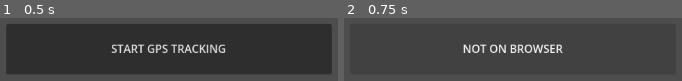
Above: before the commit, frames 1-2 (left to right).
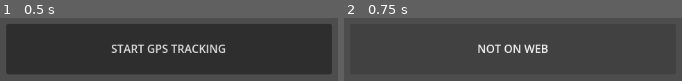
Above: after the commit, the same moments.

Repository: thmsdmp-lgtm/TIPNav-Prototype
Game: Godot game, scene res://scenes/main.tscn
Two runs of this game, one before a commit and one after it. Both use one fixed random seed, a clock stepped at 60 frames per second and the inputs below.
Inputs:
- Up to frame 1 (0.5 s): no input
- Up to frame 2 (0.75 s): click "START GPS TRACKING" at 0.5 s

Frame 1 is identical in both runs. In frame 2, 2.9% of the frame differs, in the area x 35-65%, y 41-56%.

Commit message:
revised gpsmanager logic
used watchPosition instead of fetching the user geolocation every timeout of timer.

Diff:
--- a/scripts/gps_manager.gd
+++ b/scripts/gps_manager.gd
@@ -4,6 +4,9 @@
 # Hold references to the callbacks so they are not garbage collected
 var _success_callback_ref: JavaScriptObject
 var _error_callback_ref: JavaScriptObject
+
+# ID returned by watchPosition()
+var _watch_id := -1
 
 @onready var labelContainer = $"../userInterface/CanvasLayer/Container"
 @onready var startButton = $"../userInterface/CanvasLayer/StartButton"
@@ -15,112 +18,112 @@
 @onready var posAccLabel = $"../userInterface/CanvasLayer/Container/PosAcc"
 @onready var altAccLabel = $"../userInterface/CanvasLayer/Container/AltAcc"
 
-# We will use a dedicated timer instead of _process
-var update_timer: Timer
-
-signal on_gps_err(error_code)
-
 func _ready() -> void:
 	pass
 
-func check_gps_access():
-	request_gps_location()
 
-	var err = await on_gps_err
-
-	if err:
-		return [false,err]
-	else:
-		return [true, null]
-
-func request_gps_location():
-	print("Attempting to fetch GPS...")
+func start_gps():
+	print("Starting GPS watch...")
 
 	var window = JavaScriptBridge.get_interface("window")
-	if not window:
-		print("Failed to get window interface.")
+	if window == null:
 		startButton.text = "FAILED TO GET WINDOW"
 		return
 
 	var navigator = window.navigator
-	if not navigator or not navigator.geolocation:
-		print("Geolocation is not supported or blocked by browser security.")
+	if navigator == null:
+		startButton.text = "NO NAVIGATOR"
+		return
+
+	if navigator.geolocation == null:
+		startButton.text = "NO GEOLOCATION"
 		return
 
 	var options = JavaScriptBridge.create_object("Object")
 	options.enableHighAccuracy = true
-	options.timeout = 5000
+	options.timeout = 10000
 	options.maximumAge = 0
 
-	# Using watchPosition is usually better for continuous tracking than looping getCurrentPosition
-	navigator.geolocation.getCurrentPosition(_success_callback_ref, _error_callback_ref, options)
+	_watch_id = navigator.geolocation.watchPosition(
+		_success_callback_ref,
+		_error_callback_ref,
+		options
+	)
+
+	print("GPS Watch Started:", _watch_id)
+
+
+func stop_gps():
+	if _watch_id == -1:
+		return
+
+	var window = JavaScriptBridge.get_interface("window")
+	if window:
+		window.navigator.geolocation.clearWatch(_watch_id)
+
+	print("GPS Watch Stopped")
+
+	_watch_id = -1
+
 
 func _on_gps_success(args: Array) -> void:
-	on_gps_err.emit(false)
-
 	var position = args[0]
 	var coords = position.coords
 
-	var latitude = coords.latitude
-	var longitude = coords.longitude
-	var posAccuracy = coords.accuracy
+	latLabel.text = "LATITUDE: " + str(coords.latitude)
+	longLabel.text = "LONGITUDE: " + str(coords.longitude)
+	altLabel.text = "ALTITUDE: " + str(coords.altitude)
 
-	var altitude = coords.altitude
-	var altAccuracy = coords.altitudeAccuracy
+	posAccLabel.text = "POSITION ACCURACY: " + str(coords.accuracy)
+	altAccLabel.text = "ALTITUDE ACCURACY: " + str(coords.altitudeAccuracy)
 
-	latLabel.text = str("LATITUDE: ", latitude)
-	longLabel.text = str("LONGITUDE: ", longitude)
-	altLabel.text = str("ALTITUDE: ", altitude)
+	print("GPS Updated")
 
-	posAccLabel.text = str("POSITION ACCURACY: ", posAccuracy)
-	altAccLabel.text = str("ALTITUDE ACCURACY: ", altAccuracy)
 
-func _on_gps_error(args: Array):
+func _on_gps_error(args: Array) -> void:
 	var error = args[0]
-	var error_code = error.code
-	var error_message = error.message
-	print("GPS Error code: ", error_code, " | Message: ", error_message)
 
-	on_gps_err.emit(error_code)
+	print("GPS Error:", error.code, error.message)
 
-	# Let the user know exactly WHY it's failing
-	if error_code == 1: # PERMISSION_DENIED
-		latLabel.text = "ERROR: Permission Denied. Please allow location access."
-	elif error_code == 2: # POSITION_UNAVAILABLE
-		latLabel.text = "ERROR: GPS Hardware is turned OFF or unavailable."
-		# Optional: Prompt them via browser alert
-		var window = JavaScriptBridge.get_interface("window")
-		if window:
-			window.alert("Please enable GPS/Location settings on your device.")
-	elif error_code == 3: # TIMEOUT
-		latLabel.text = "ERROR: Location request timed out."
+	match int(error.code):
+		1:
+			startButton.visible = true
+			startButton.text = "ALLOW LOCATION ACCESS"
+
+		2:
+			startButton.visible = true
+			startButton.text = "TURN ON GPS"
+
+			var window = JavaScriptBridge.get_interface("window")
+			if window:
+				window.alert("Please enable GPS/Location Services on your device.")
+
+		3:
+			startButton.visible = true
+			startButton.text = "GPS TIMED OUT"
+
+		_:
+			startButton.visible = true
+			startButton.text = "GPS ERROR"
+
 
 func _on_start_button_pressed() -> void:
-	if OS.has_feature("web"):
-		_success_callback_ref = JavaScriptBridge.create_callback(_on_gps_success)
-		_error_callback_ref = JavaScriptBridge.create_callback(_on_gps_error)
+	if !OS.has_feature("web"):
+		startButton.text = "NOT ON WEB"
+		return
 
-		var result = await check_gps_access()
-		var gps_access = result[0]
-		var err_code = result[1]
+	# Prevent creating multiple watches
+	if _watch_id != -1:
+		return
 
-		if !gps_access and err_code:
-			if err_code == 1:
-				startButton.text = "TURN ON GPS ACCESS"
-			return
+	_success_callback_ref = JavaScriptBridge.create_callback(_on_gps_success)
+	_error_callback_ref = JavaScriptBridge.create_callback(_on_gps_error)
 
-		startButton.visible = false
-		labelContainer.visible = true
+	startButton.visible = false
+	labelContainer.visible = true
 
-		# Setup a safe loop using a real Timer node
-		update_timer = Timer.new()
-		update_timer.wait_time = 2.0 # Increased wait time; 0.5s is too aggressive for hardware GPS locks
-		update_timer.autostart = true
-		update_timer.timeout.connect(request_gps_location)
-		add_child(update_timer)
+	start_gps()
 
-		# Fire once immediately
-		request_gps_location()
-	else:
-		startButton.text = "NOT ON BROWSER"
-		print("GPS retrieval via JavaScriptBridge is only supported on Web builds.")
+
+func _exit_tree():
+	stop_gps()
Not shown, changed: index.html
Not shown, changed: index.pck
